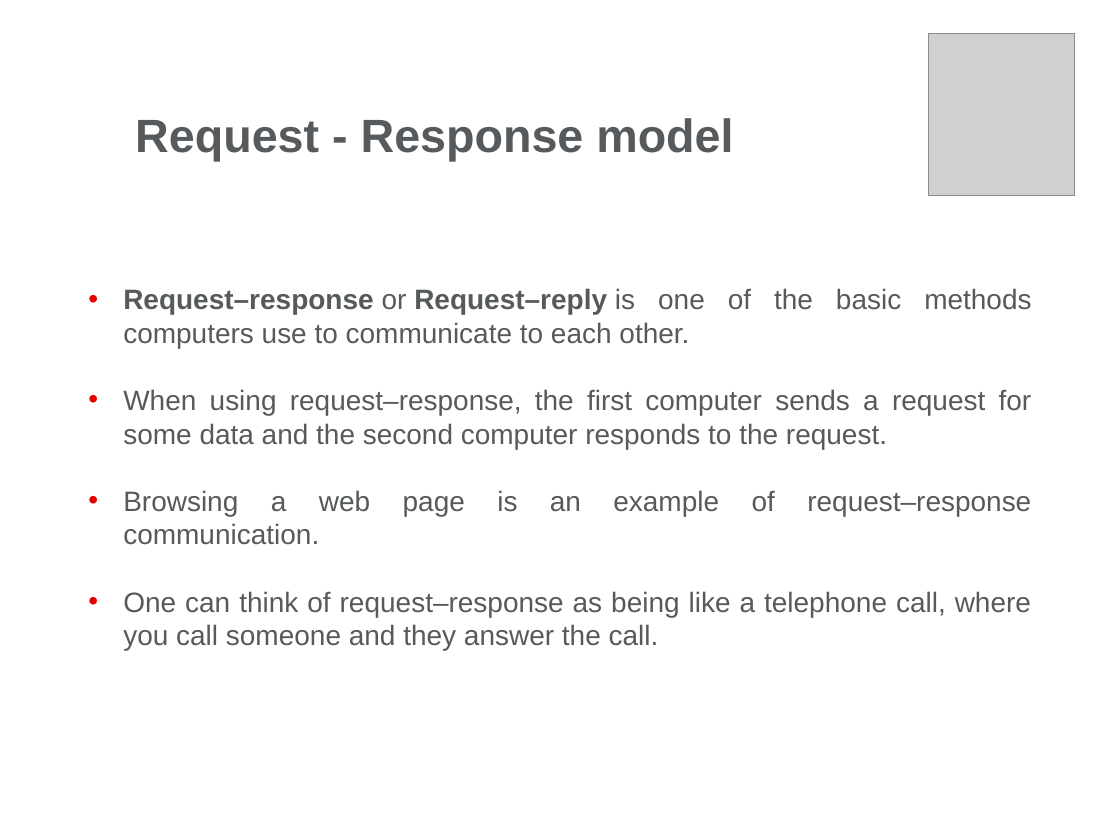
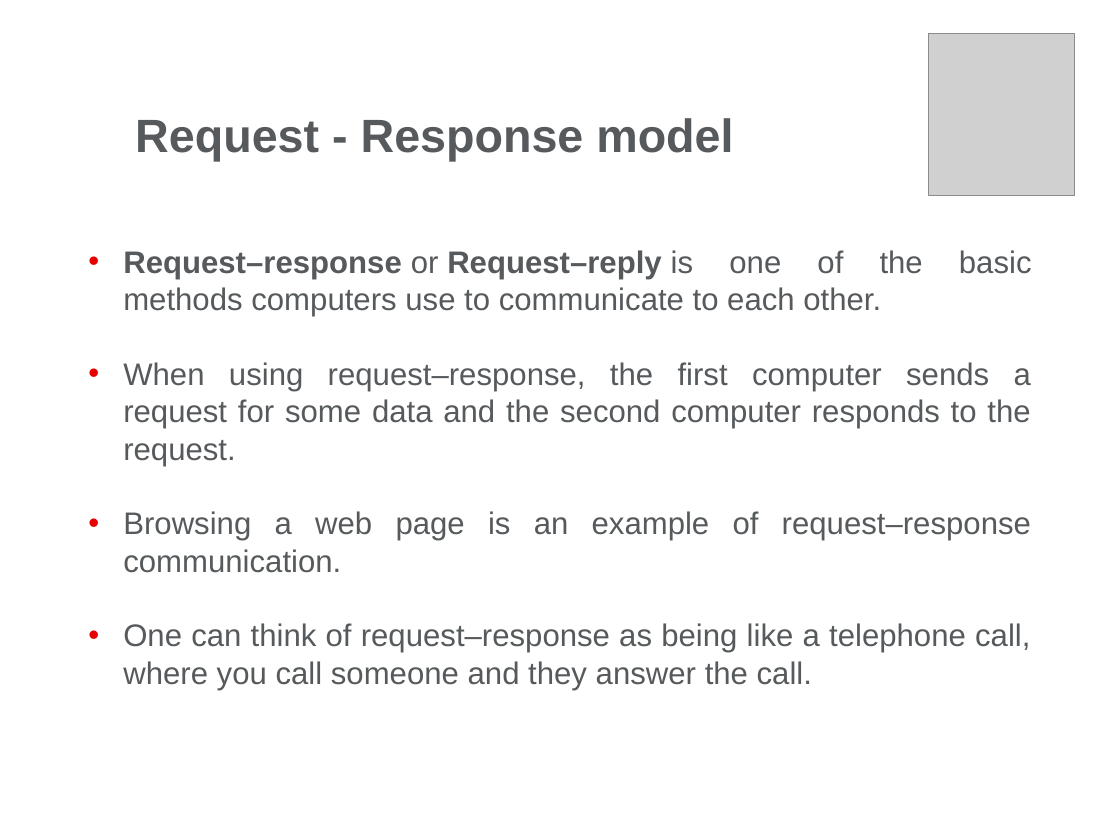
Before and after one commit to andreiapostol/JavaDocs, a slide deck: slide 20 of Servlets/Day1/Docs/Web Presentation-Part1.pptx. Drawn at 1120x840 pixels with LibreOffice and Linux fonts; fonts in the diff are those of the drawing; grey boxes stand for pictures; background and template pictures are left out. Boxes give left, top, right and bottom in pixels: in the first picture for what was removed or moved away, otherwise in the second. Text is boxed around its words. In the diff, an @@ line names an element or a change of style, - is before the commit and + after.

```diff
--- a/Servlets/Day1/Docs/Web Presentation-Part1.pptx
+++ b/Servlets/Day1/Docs/Web Presentation-Part1.pptx
@@ text "Request–response or Request–reply is one ..." at bbox=[123, 250, 1031, 690]: size 18 to 20 pt @@
```
Also in this commit, not shown: 15 other slides changed, 18 other files.
